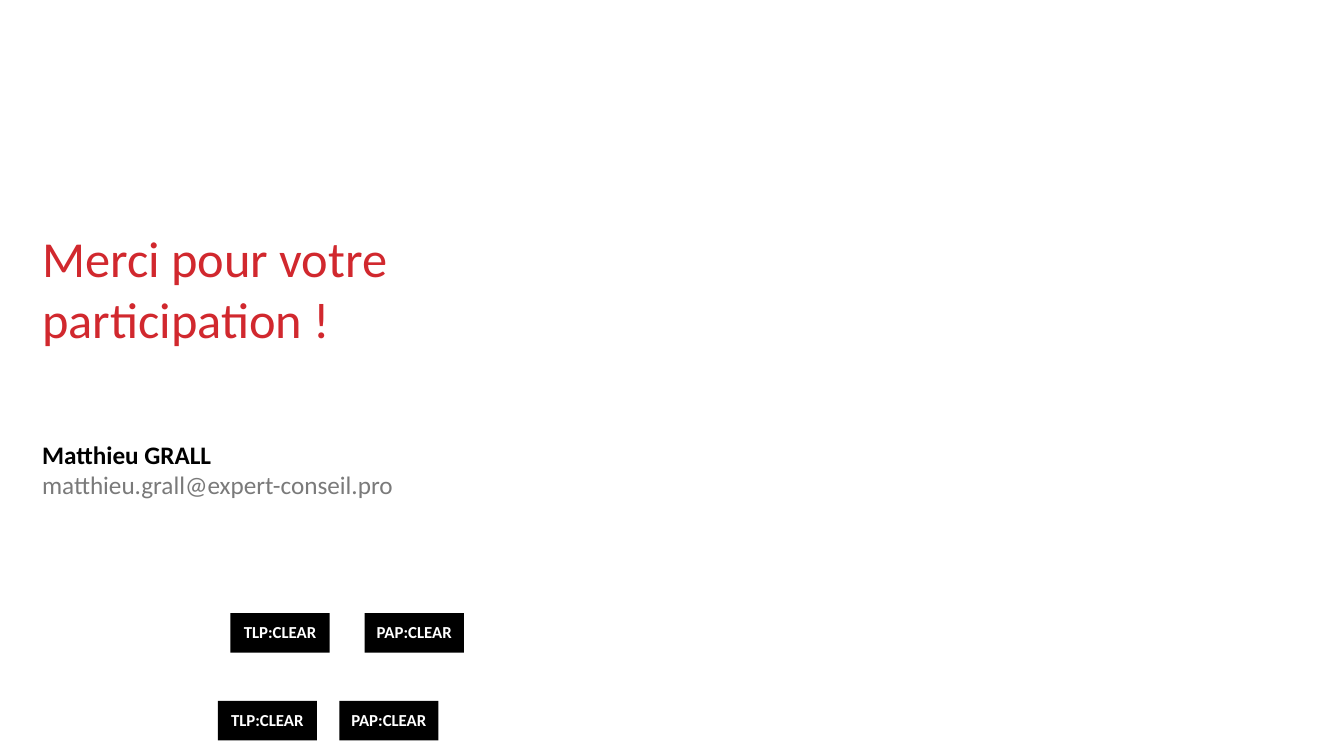
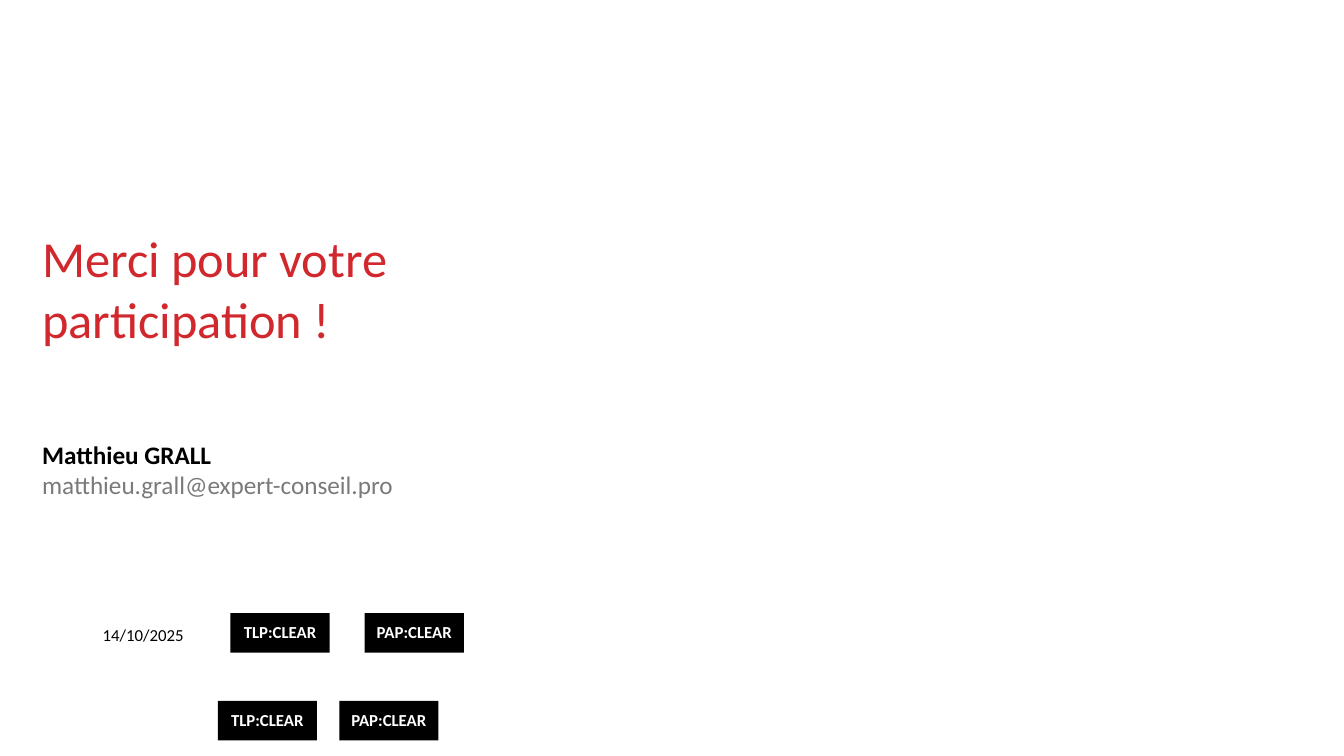
Before and after one commit to matthieu-grall/ebios_formation, a slide deck: slide 157 of EBIOS Risk Manager - Formation - Présentation.pptx. Drawn at 1344x756 pixels with LibreOffice and Linux fonts; fonts in the diff are those of the drawing; background and template pictures are left out. Boxes give left, top, right and bottom in pixels: in the first picture for what was removed or moved away, otherwise in the second. Text is boxed around its words. In the diff, an @@ line names an element or a change of style, - is before the commit and + after.

```diff
--- a/EBIOS Risk Manager - Formation - Présentation.pptx
+++ b/EBIOS Risk Manager - Formation - Présentation.pptx
@@ text added at (x1=103, y1=629, x2=184, y2=642), 12 pt, text #000000 @@
+14/10/2025
```
Also in this commit, not shown: 158 other slides changed, 1 other file.
